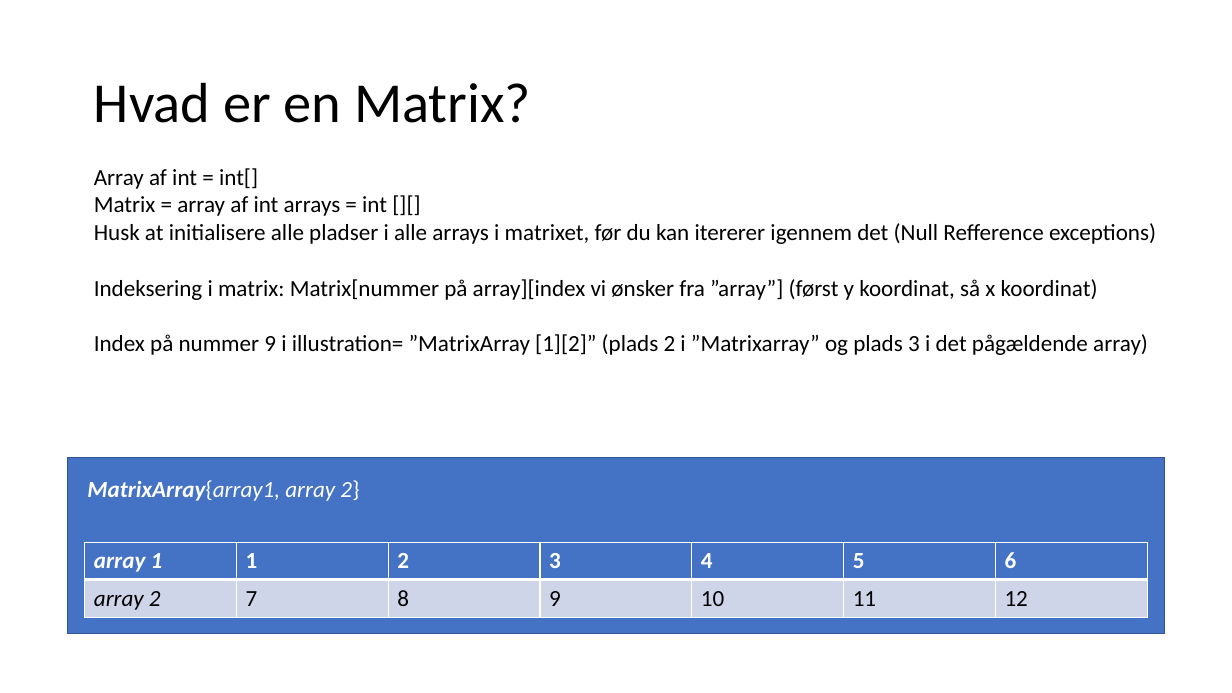
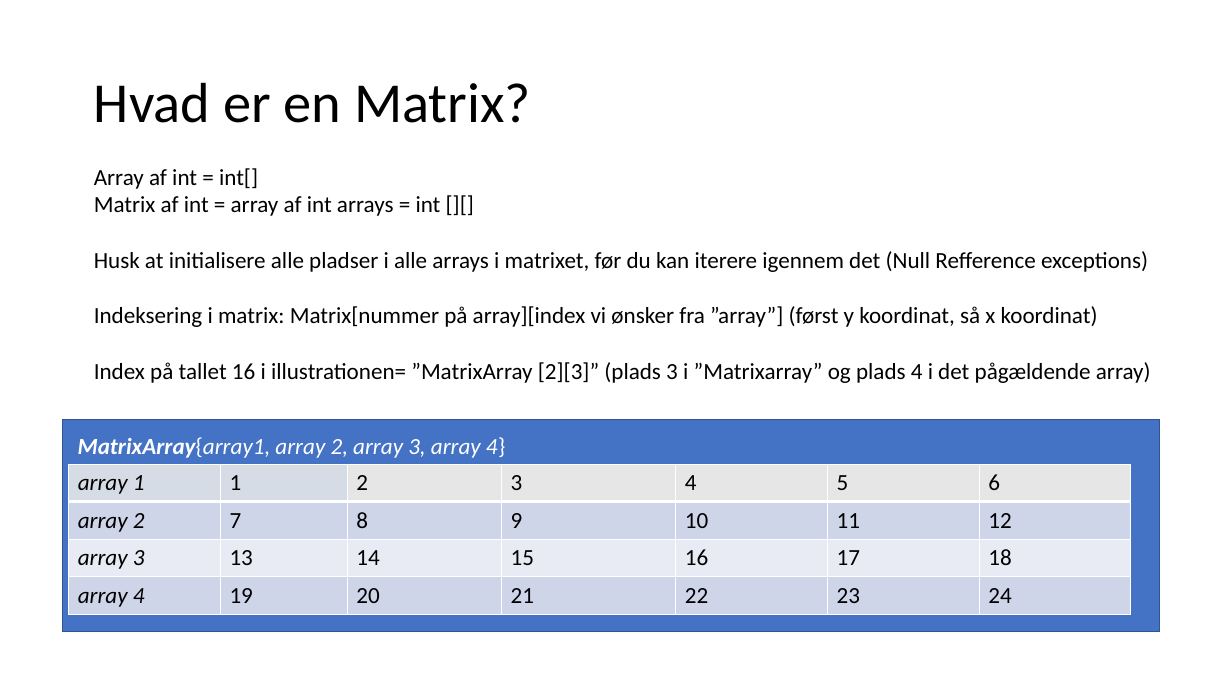
Before and after one commit to FrederikSthenHansen/Case06TableGenerator, a slide deck: slide 2 of Case 6 Præsentation.pptx. Drawn at 1232x693 pixels with LibreOffice and Linux fonts; fonts in the diff are those of the drawing. Boxes give left, top, right and bottom in pixels: in the first picture for what was removed or moved away, otherwise in the second. Text is boxed around its words. In the diff, an @@ line names an element or a change of style, - is before the commit and + after.

```diff
--- a/Case 6 Præsentation.pptx
+++ b/Case 6 Præsentation.pptx
@@ text at (x1=94, y1=196, x2=1148, y2=272): text changed @@
-Matrix = array af int arrays = int [][]
-Husk at initialisere alle pladser i alle arrays i matrixet, før du kan itererer igennem det (Null Refference exceptions)
+Matrix af int = array af int arrays = int [][]
+Husk at initialisere alle pladser i alle arrays i matrixet, før du kan iterere igennem det (Null Refference exceptions)
@@ text at (x1=94, y1=362, x2=1151, y2=383): text changed @@
-Index på nummer 9 i illustration= ”MatrixArray [1][2]” (plads 2 i ”Matrixarray” og plads 3 i det pågældende array)
+Index på tallet 16 i illustrationen= ”MatrixArray [2][3]” (plads 3 i ”Matrixarray” og plads 4 i det pågældende array)
@@ rectangle resized from (x1=67, y1=457, x2=1165, y2=633) to (x1=62, y1=420, x2=1159, y2=631) @@
@@ text at (x1=78, y1=437, x2=505, y2=458): text changed @@
-MatrixArray{array1, array 2}
+MatrixArray{array1, array 2, array 3, array 4}
@@ table at (x1=68, y1=465, x2=1130, y2=615) @@
+row 3: array 3 | 13 | 14 | 15 | 16 | 17 | 18
+row 4: array 4 | 19 | 20 | 21 | 22 | 23 | 24
@@ table resized from (x1=85, y1=543, x2=1146, y2=617) to (x1=68, y1=465, x2=1130, y2=615) @@
```
Also in this commit, not shown: 1 other slide changed, 3 other files.
